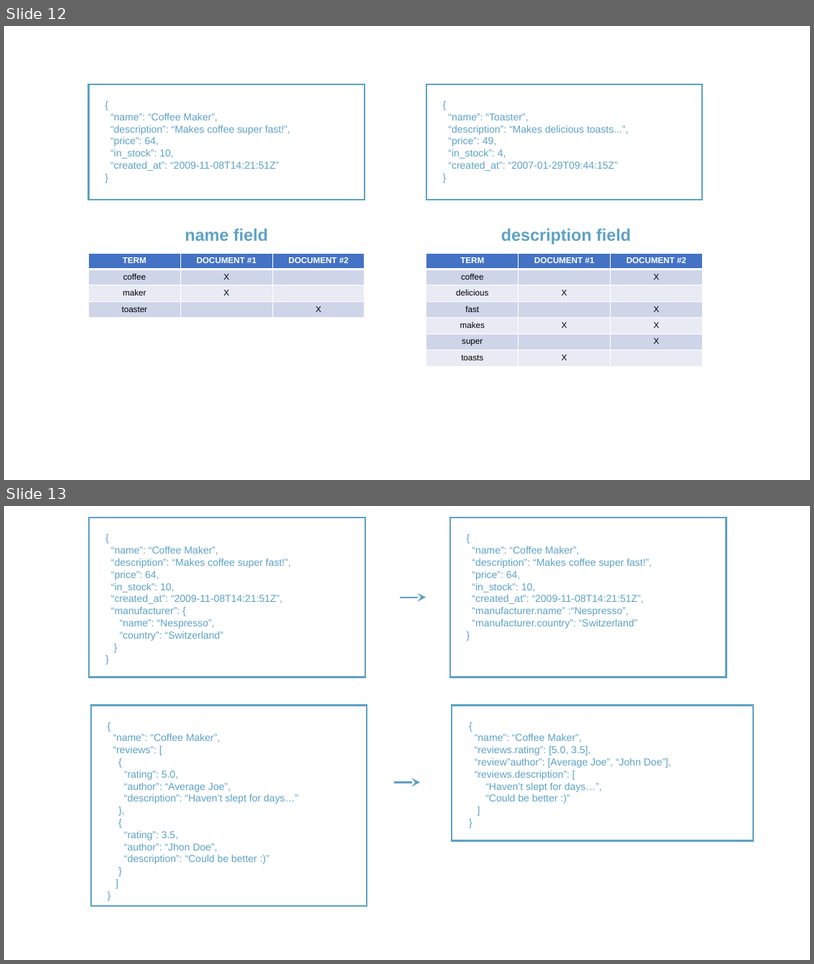
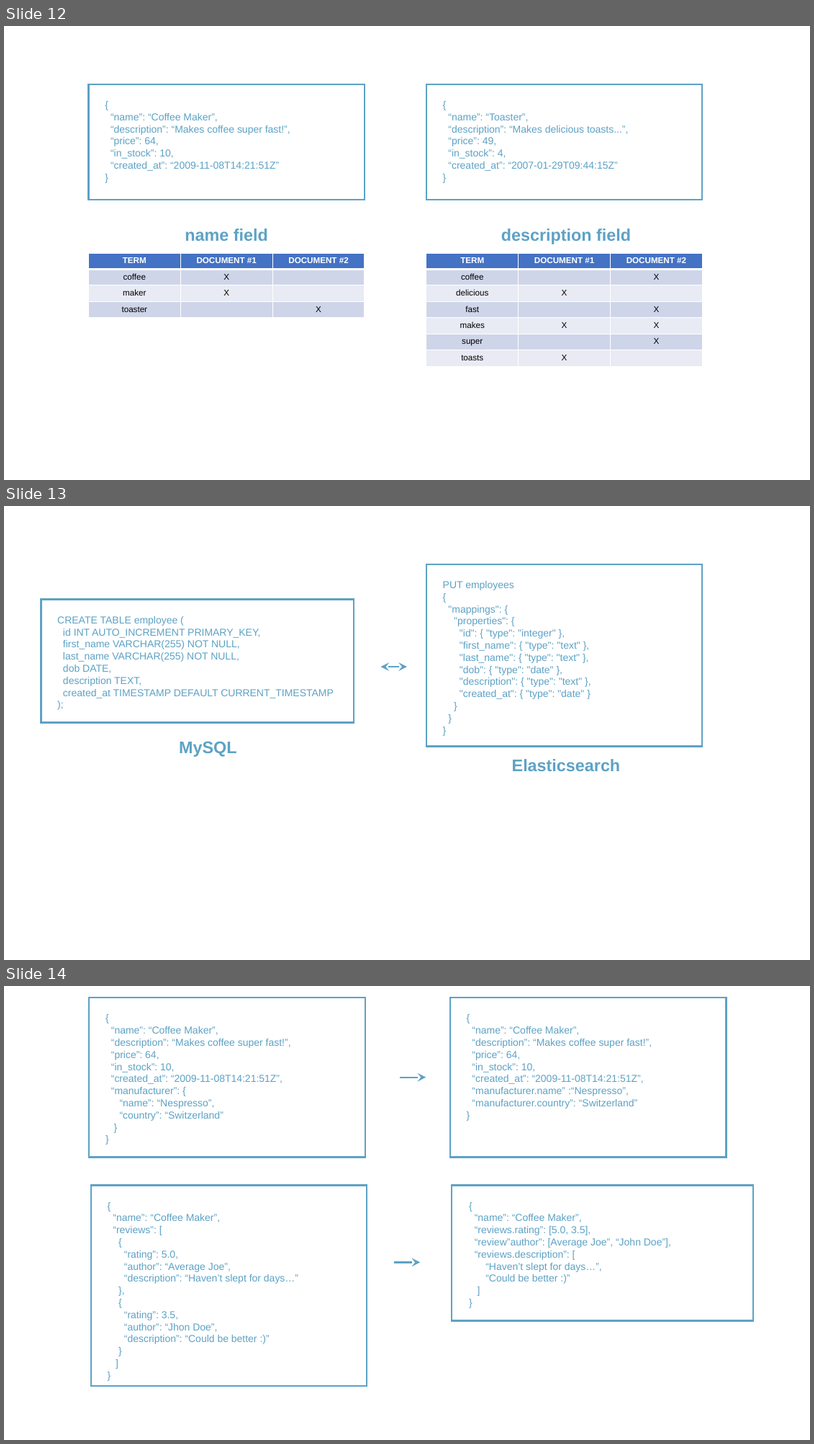
Before and after one commit to rudaks-han/book-summary, a slide deck: complete-guide-to-elasticsearch/elasticsearch.pptx. Shown one above the other, each under a label of ours: slides 12 and 13 before the commit, slides 12, 13 and 14 after it. The pictures are 814x964 and 814x1444 pixels, drawn with LibreOffice and Linux fonts; fonts in the diff are those of the drawing. Boxes give left, top, right and bottom in pixels: in the first picture for what was removed or moved away, otherwise in the second. Text is boxed around its words. In the diff, an @@ line names an element or a change of style, - is before the commit and + after.

```diff
--- a/complete-guide-to-elasticsearch/elasticsearch.pptx
+++ b/complete-guide-to-elasticsearch/elasticsearch.pptx
@@ slide 13 added at box(4, 506, 810, 960), background #FFFFFF @@
@@ rectangle added at box(427, 564, 703, 746), outline #5DA2C5 2 pt @@
@@ text added at box(443, 581, 584, 699), 12 pt, text #5DA2C5 @@
+PUT employees
+{
+"mappings": {
+"properties": {
+"id": { "type": "integer" },
+"first_name": { "type": "text" },
+"last_name": { "type": "text" },
+"dob": { "type": "date" },
+"description": { "type": "text" },
+"created_at": { "type": "date" }
+}
+}
+}
@@ rectangle added at box(41, 599, 354, 723), outline #5DA2C5 2 pt @@
@@ text added at box(57, 616, 334, 698), 12 pt, text #5DA2C5 @@
+CREATE TABLE employee (
+id INT AUTO_INCREMENT PRIMARY_KEY,
+first_name VARCHAR(255) NOT NULL,
+last_name VARCHAR(255) NOT NULL,
+dob DATE,
+description TEXT,
+created_at TIMESTAMP DEFAULT CURRENT_TIMESTAMP
+);
@@ double arrow added from (381, 667) to (407, 667), #5DA2C5 2 pt @@
@@ text added at box(179, 741, 237, 757), 20 pt, text #5DA2C5, bold @@
+MySQL
@@ text added at box(512, 759, 621, 771), 20 pt, text #5DA2C5, bold @@
+Elasticsearch
@@ what was slide 13 is now slide 14 @@
```
Also in this commit, not shown: 6 other slides added, 12 other files.
